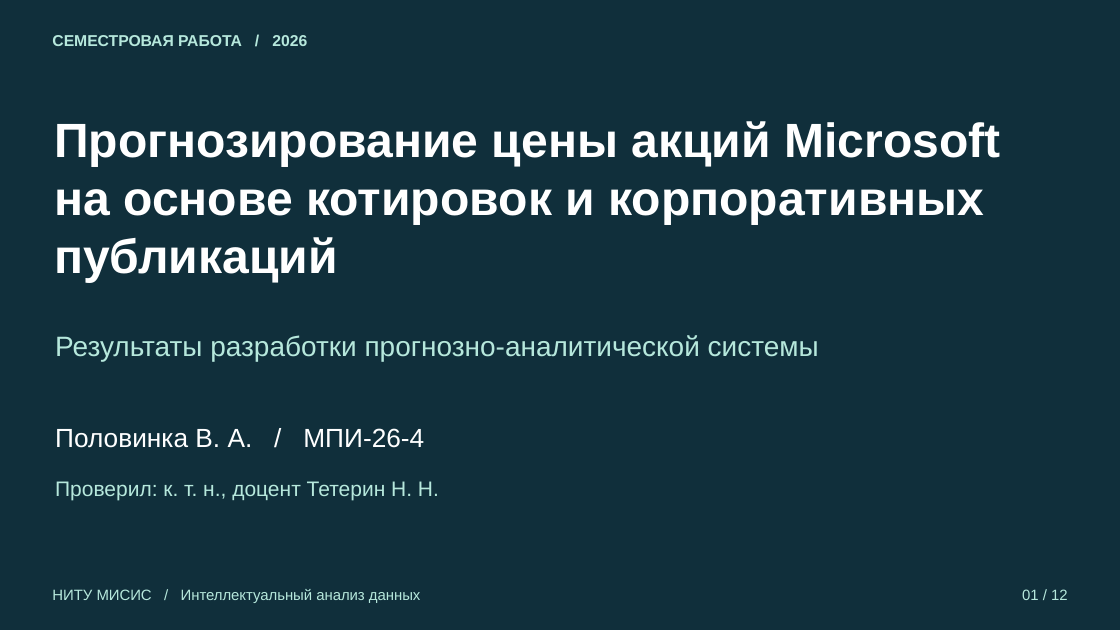
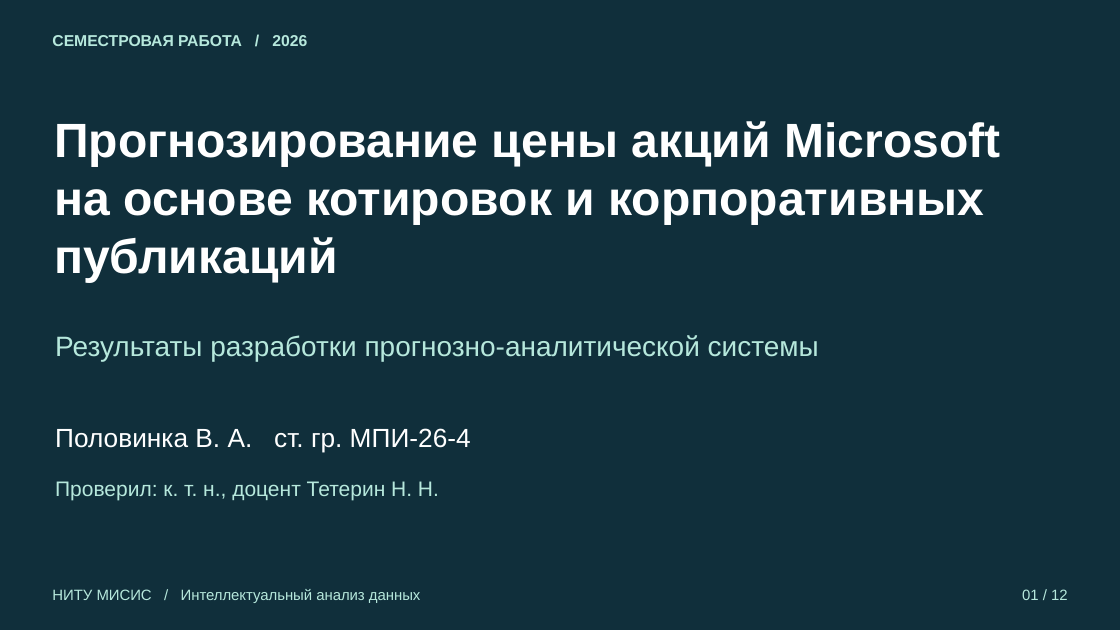
Before and after one commit to PolovinkaVA/iad-stock-market, a slide deck: slide 1 of reports/Презентация_ИАД_MSFT_Половинка_ВА.pptx. Drawn at 1120x630 pixels with LibreOffice and Linux fonts; fonts in the diff are those of the drawing. Boxes give left, top, right and bottom in pixels: in the first picture for what was removed or moved away, otherwise in the second. Text is boxed around its words. In the diff, an @@ line names an element or a change of style, - is before the commit and + after.

```diff
--- a/reports/Презентация_ИАД_MSFT_Половинка_ВА.pptx
+++ b/reports/Презентация_ИАД_MSFT_Половинка_ВА.pptx
@@ text at [55, 428, 471, 453]: text changed @@
-Половинка В. А. / МПИ-26-4
+Половинка В. А. ст. гр. МПИ-26-4
```
Also in this commit, not shown: 4 other slides changed, 4 other files.
